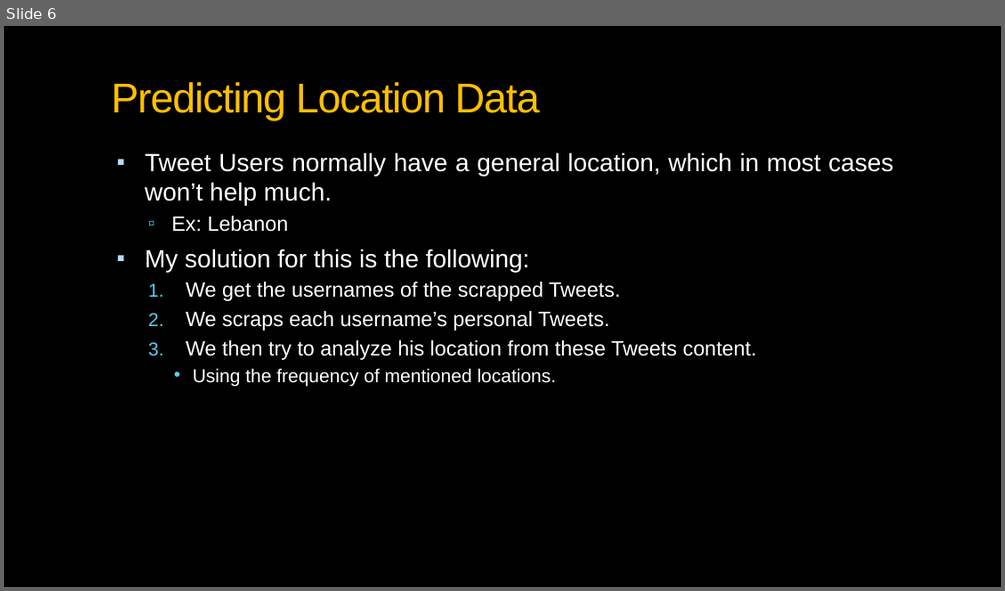
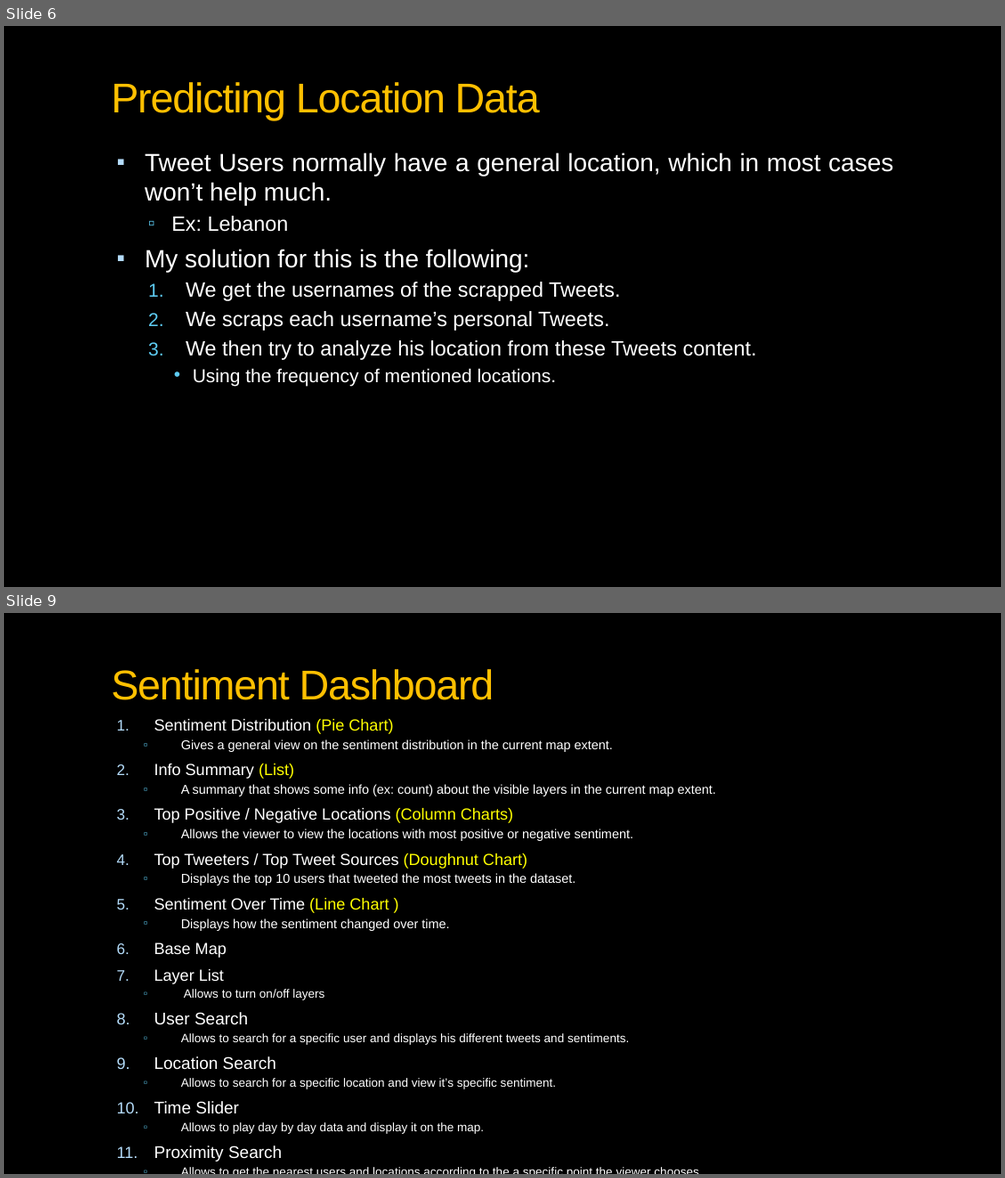
Before and after one commit to aliharakeh/M2-Project, a slide deck: Reports/Geospatial Intelligence_v2.pptx. Shown one above the other, each under a label of ours: slide 6 before the commit, slides 6 and 9 after it; the slides between them are not shown. The pictures are 1005x591 and 1005x1178 pixels, drawn with LibreOffice and Linux fonts; fonts in the diff are those of the drawing; background and template pictures are left out. Boxes give left, top, right and bottom in pixels: in the first picture for what was removed or moved away, otherwise in the second. Text is boxed around its words. In the diff, an @@ line names an element or a change of style, - is before the commit and + after.

```diff
--- a/Reports/Geospatial Intelligence_v2.pptx
+++ b/Reports/Geospatial Intelligence_v2.pptx
@@ slide 9 added at box(4, 613, 1001, 1174), background picture (left out) @@
@@ title added at box(111, 669, 494, 700), 40 pt, text #FFC000 @@
+Sentiment Dashboard
@@ text added at box(154, 719, 716, 1134), 12.4 pt, text #FFFFFF @@
+1. Sentiment Distribution (Pie Chart)
+  ▫ Gives a general view on the sentiment distribution in the current map extent.
+2. Info Summary (List)
+  ▫ A summary that shows some info (ex: count) about the visible layers in the current map extent.
+3. Top Positive / Negative Locations (Column Charts)
+  ▫ Allows the viewer to view the locations with most positive or negative sentiment.
+4. Top Tweeters / Top Tweet Sources (Doughnut Chart)
+  ▫ Displays the top 10 users that tweeted the most tweets in the dataset.
+5. Sentiment Over Time (Line Chart )
+  ▫ Displays how the sentiment changed over time.
+6. Base Map
+7. Layer List
+  ▫ Allows to turn on/off layers
+8. User Search
+  ▫ Allows to search for a specific user and displays his different tweets and sentiments.
+9. Location Search
+  ▫ Allows to search for a specific location and view it’s specific sentiment.
+10. Time Slider
+  ▫ Allows to play day by day data and display it on the map.
+11. Proximity Search
+  ▫ Allows to get the nearest users and locations according to the a specific point the viewer chooses.
```
Also in this commit, not shown: 2 slides changed, 3 other slides added, 1 slide removed.
